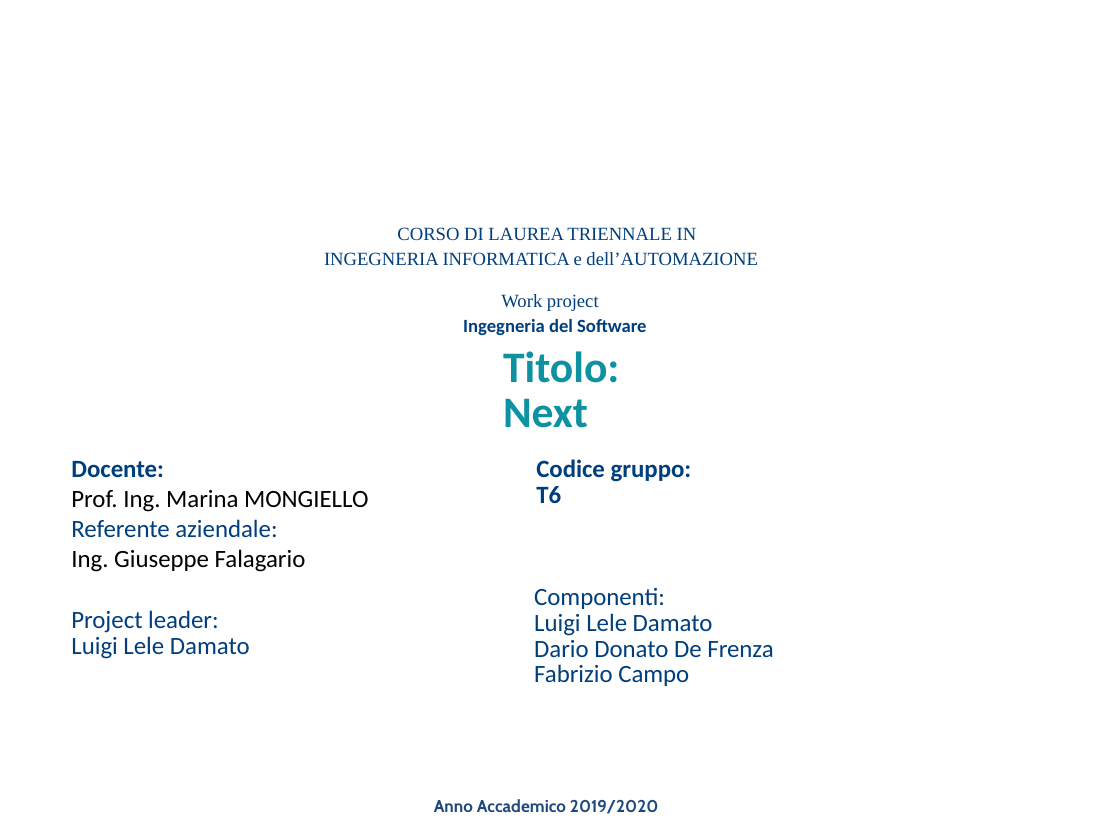
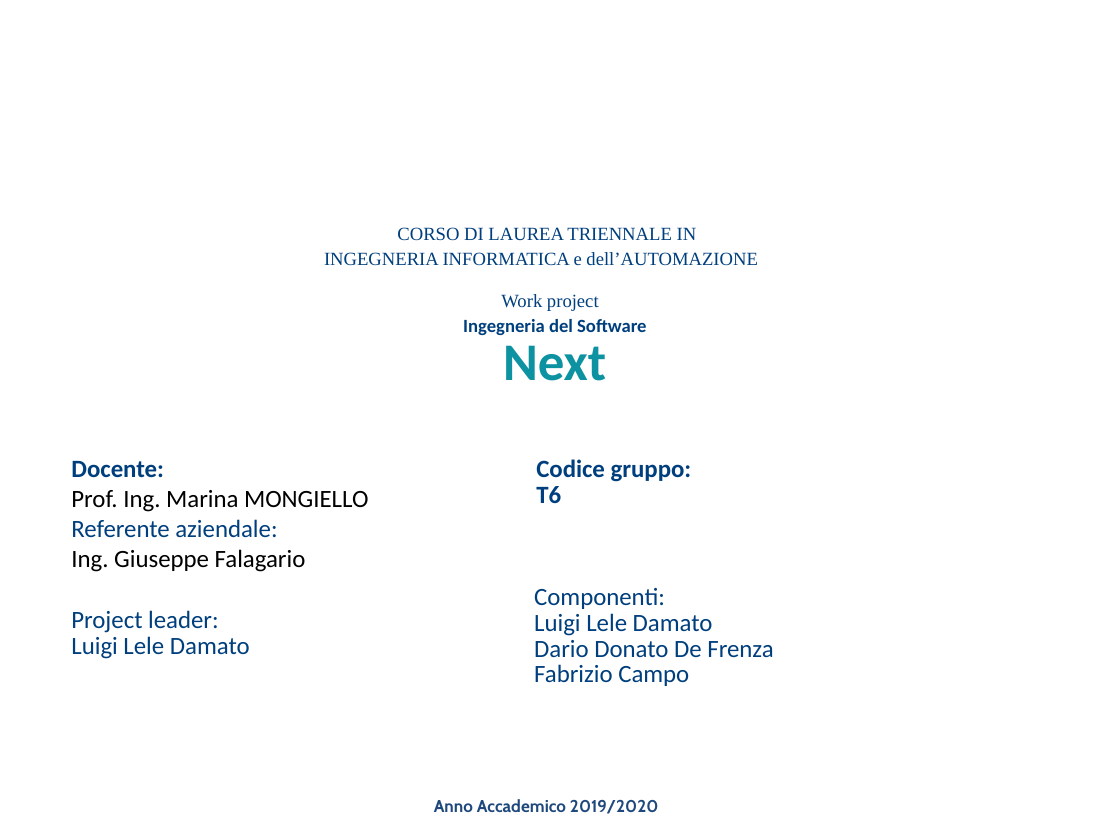
Before and after one commit to ax-ten/next-class, a slide deck: slide 1 of Documentation/WorkShop.pptx. Drawn at 1120x840 pixels with LibreOffice and Linux fonts; fonts in the diff are those of the drawing; background and template pictures are left out. Boxes give left, top, right and bottom in pixels: in the first picture for what was removed or moved away, otherwise in the second. Text is boxed around its words. In the diff, an @@ line names an element or a change of style, - is before the commit and + after.

```diff
--- a/Documentation/WorkShop.pptx
+++ b/Documentation/WorkShop.pptx
@@ text at (503, 351, 619, 383): paragraph removed @@
-Titolo:
@@ text "Next" at (503, 345, 606, 381): size 28 to 34 pt @@
```
Also in this commit, not shown: 10 other slides changed.
